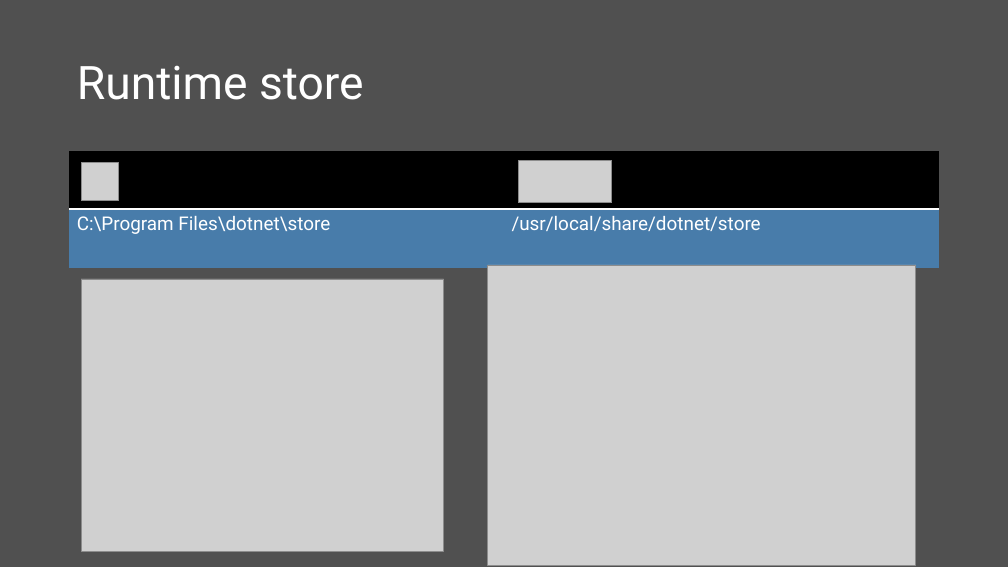
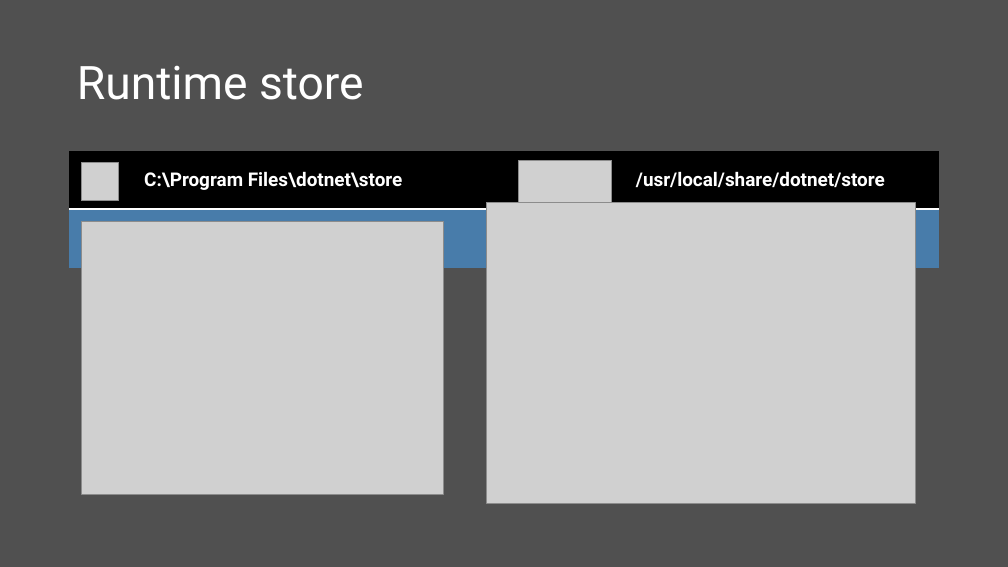
Before and after one commit to scottaddie/slide-decks, a slide deck: slide 6 of Whats New in ASP.NET Core 2.0.pptx. Drawn at 1008x567 pixels with LibreOffice and Linux fonts; fonts in the diff are those of the drawing; grey boxes stand for pictures. Boxes give left, top, right and bottom in pixels: in the first picture for what was removed or moved away, otherwise in the second. Text is boxed around its words. In the diff, an @@ line names an element or a change of style, - is before the commit and + after.

Commit message:
More tweaks

```diff
--- a/Whats New in ASP.NET Core 2.0.pptx
+++ b/Whats New in ASP.NET Core 2.0.pptx
@@ table at [70,151,939,268] @@
-column 1:  | C:\Program Files\dotnet\store
-column 2:  | /usr/local/share/dotnet/store
+column 1:  | 
+column 2: C:\Program Files\dotnet\store | 
+column 3:  | 
+column 4: /usr/local/share/dotnet/store | 
@@ picture: place and size @@
-picture at [488,265,917,566]
+picture at [487,203,916,503]
@@ picture: place and size @@
-picture at [81,279,444,551]
+picture at [81,222,444,494]
```
